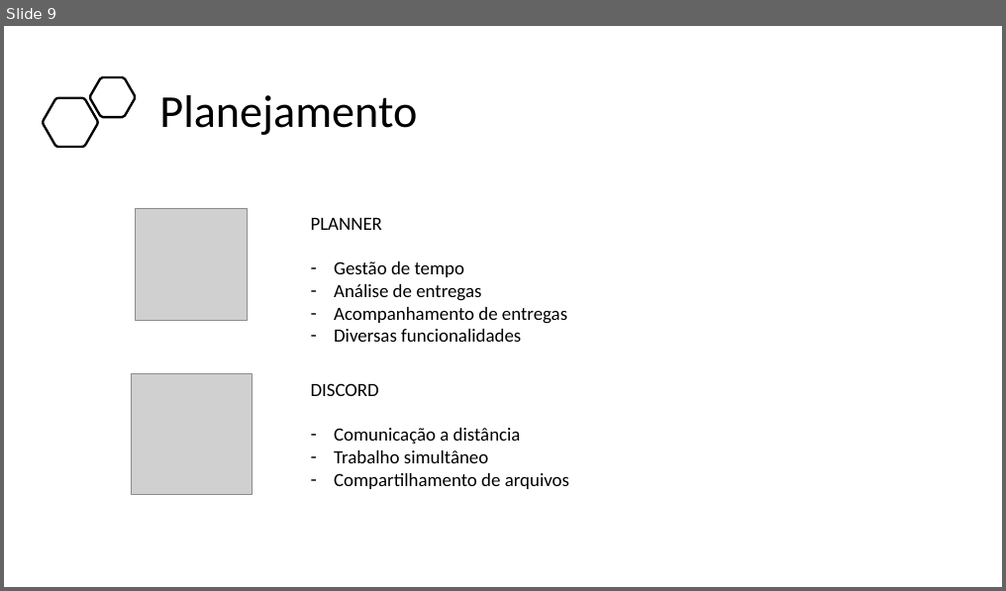
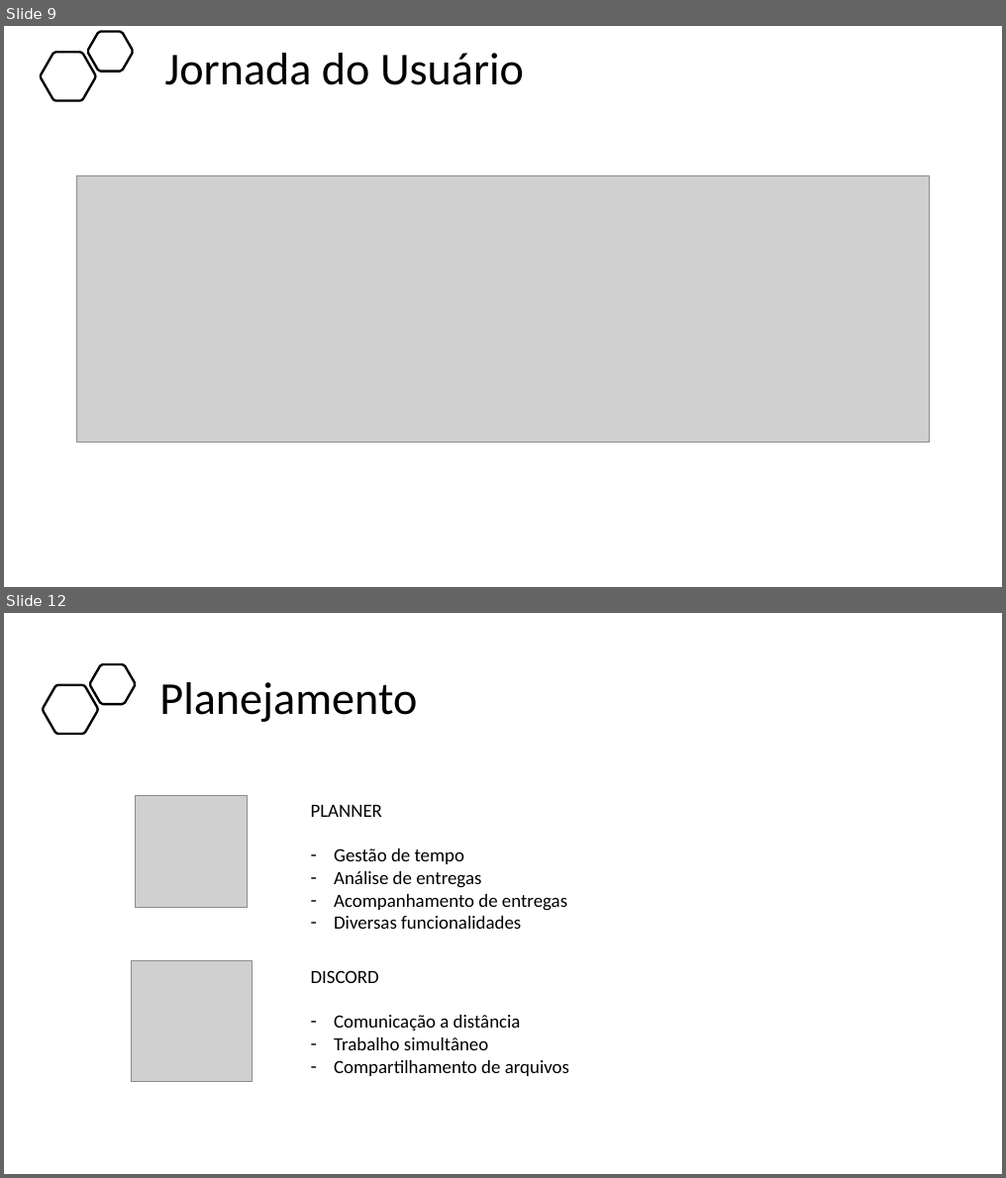
Before and after one commit to BandTec/project-hunter, a slide deck: Documentação/Apresentação - Sprint 1 - 4 sem.pptx. Shown one above the other, each under a label of ours: slide 9 before the commit, slides 9 and 12 after it; the slides between them are not shown. The pictures are 1006x591 and 1006x1178 pixels, drawn with LibreOffice and Linux fonts; fonts in the diff are those of the drawing; grey boxes stand for pictures. Boxes give left, top, right and bottom in pixels: in the first picture for what was removed or moved away, otherwise in the second. Text is boxed around its words. In the diff, an @@ line names an element or a change of style, - is before the commit and + after.

```diff
--- a/Documentação/Apresentação - Sprint 1 - 4 sem.pptx
+++ b/Documentação/Apresentação - Sprint 1 - 4 sem.pptx
@@ slide 9 added at bbox=[4, 26, 1002, 587], background #FFFFFF @@
@@ freeform shape added at bbox=[41, 52, 96, 101], outline #000000 2.25 pt @@
@@ freeform shape added at bbox=[88, 31, 133, 71], outline #000000 2.25 pt @@
@@ title added at bbox=[165, 53, 524, 85], 44 pt, text #000000 @@
+Jornada do Usuário
@@ picture added at bbox=[76, 175, 930, 442] @@
@@ what was slide 9 is now slide 12 @@
```
Also in this commit, not shown: 2 other slides added, 4 other files.
